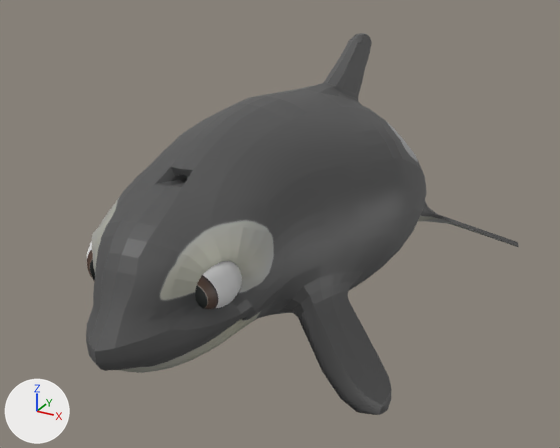
A saved change to the FBX model FBXFiles/scarlet_rock_point.fbx.
The view is the same before and after, from a 50 mm lens placed at (1.25, -2.74, 1.48), pointed at (-0.17, -0.16, 0.19). Lighting does not change. The marker at lower left points along +X, +Y and +Z. Both versions are drawn at frame 8 of the action 'Take 001'; the numbers are the values there.

Objects in the first picture: 'luna:left_eye_geo', 'luna:luna_geo', 'luna:right_eye_geo'.
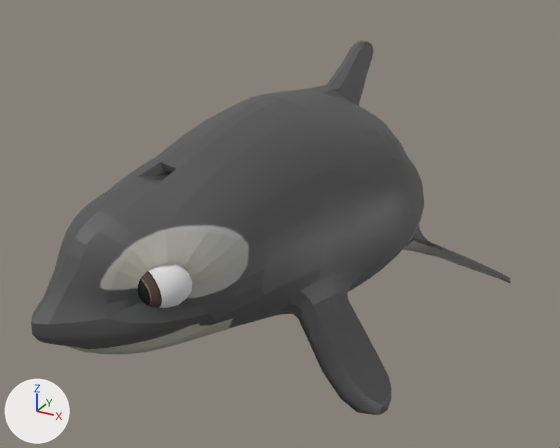
Location of each change, (x1, y1, x2, y2) in pixels of the pictures (560 x 448 px):
'luna:luna_geo', posed (11% wider): before (86, 33, 519, 415); after (31, 41, 510, 415)
bone 'luna:center_chest_bind_joint', root to tip: before (293, 194) to (310, 66); after (293, 194) to (313, 66)
bone 'luna:center_tail_1_bind_joint', root to tip: before (342, 186) to (354, 121); after (341, 192) to (356, 129)
bone 'luna:center_head_bind_joint', root to tip: before (203, 245) to (194, 176); after (196, 243) to (187, 174)
bone 'luna:right_eye_bind_joint', root to tip: before (123, 259) to (129, 288); after (107, 241) to (116, 269)

Diff of the bpy script that builds the scene:
```diff
--- a/FBXFiles/scarlet_rock_point.fbx.py
+++ b/FBXFiles/scarlet_rock_point.fbx.py
@@ bone_luna_center_chest_bind_joint @@
 bone_luna_center_chest_bind_joint = bpy.data.objects['Armature'].pose.bones['luna:center_chest_bind_joint']  # child of 'luna:center_root_bind_joint'
-bone_luna_center_chest_bind_joint.rotation_quaternion = (0.999, 0.0, 0.0, -0.042)  # degrees (0, 0, -5)
+bone_luna_center_chest_bind_joint.rotation_quaternion = (0.998, 0.0, 0.0, -0.07)  # degrees (0, 0, -8)
@@ bone_luna_center_tail_1_bind_joint @@
 bone_luna_center_tail_1_bind_joint = bpy.data.objects['Armature'].pose.bones['luna:center_tail_1_bind_joint']  # child of 'luna:center_chest_bind_joint'
-bone_luna_center_tail_1_bind_joint.rotation_quaternion = (1.0, 0.0, 0.0, 0.023)  # degrees (0, 0, 3)
+bone_luna_center_tail_1_bind_joint.rotation_quaternion = (1.0, 0.0, 0.0, -0.012)  # degrees (0, 0, -1)
@@ bone_luna_center_neck_bind_joint @@
 bone_luna_center_neck_bind_joint = bpy.data.objects['Armature'].pose.bones['luna:center_neck_bind_joint']  # child of 'luna:center_root_bind_joint'
-bone_luna_center_neck_bind_joint.rotation_quaternion = (0.989, -0.006, 0.024, 0.148)  # degrees (0, 3, 17)
+bone_luna_center_neck_bind_joint.rotation_quaternion = (0.987, 0.008, -0.068, 0.148)  # degrees (0, -8, 17)
@@ bone_luna_center_head_bind_joint @@
 bone_luna_center_head_bind_joint = bpy.data.objects['Armature'].pose.bones['luna:center_head_bind_joint']  # child of 'luna:center_neck_bind_joint'
-bone_luna_center_head_bind_joint.rotation_quaternion = (1.0, -0.002, 0.02, -0.005)  # degrees (0, 2, -1)
+bone_luna_center_head_bind_joint.rotation_quaternion = (0.997, -0.002, -0.073, -0.005)  # degrees (0, -8, -1)
@@ bone_luna_right_eye_bind_joint @@
 bone_luna_right_eye_bind_joint = bpy.data.objects['Armature'].pose.bones['luna:right_eye_bind_joint']  # child of 'luna:right_eye_socket_bind_joint'
-bone_luna_right_eye_bind_joint.rotation_quaternion = (1.0, 0.0, 0.0, 0.0)  # degrees (0, 0, 0)
+bone_luna_right_eye_bind_joint.rotation_quaternion = (0.985, -0.007, 0.167, -0.042)  # degrees (-2, 19, -5)
```
